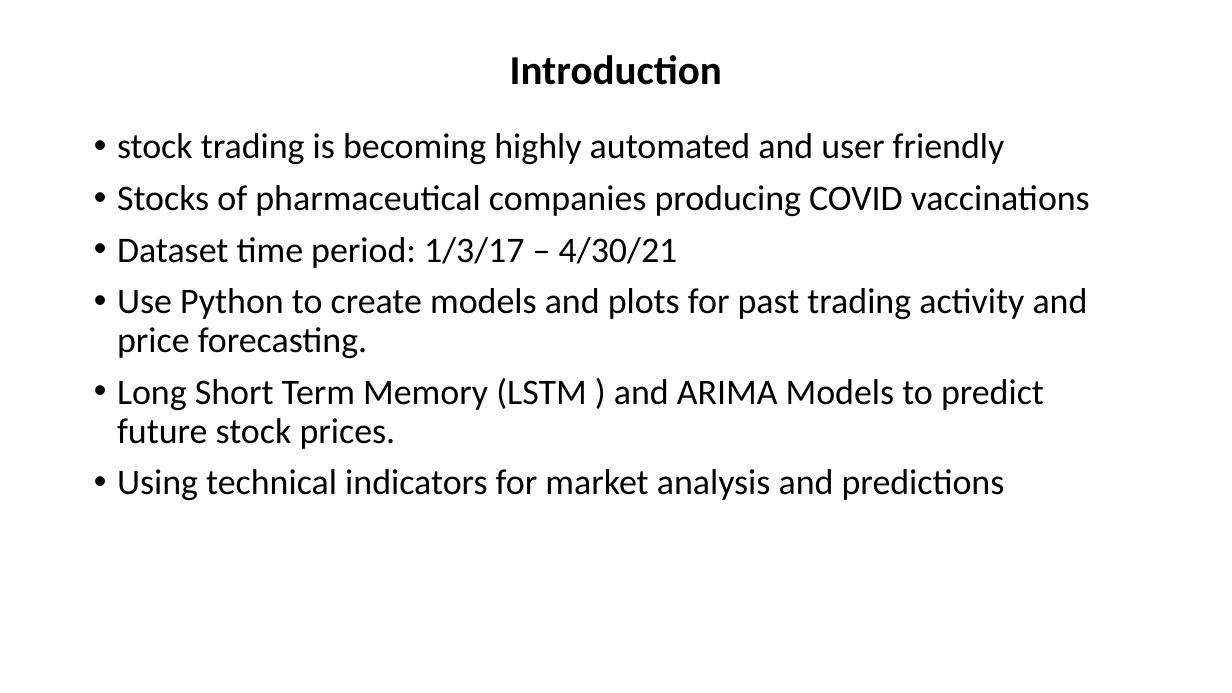
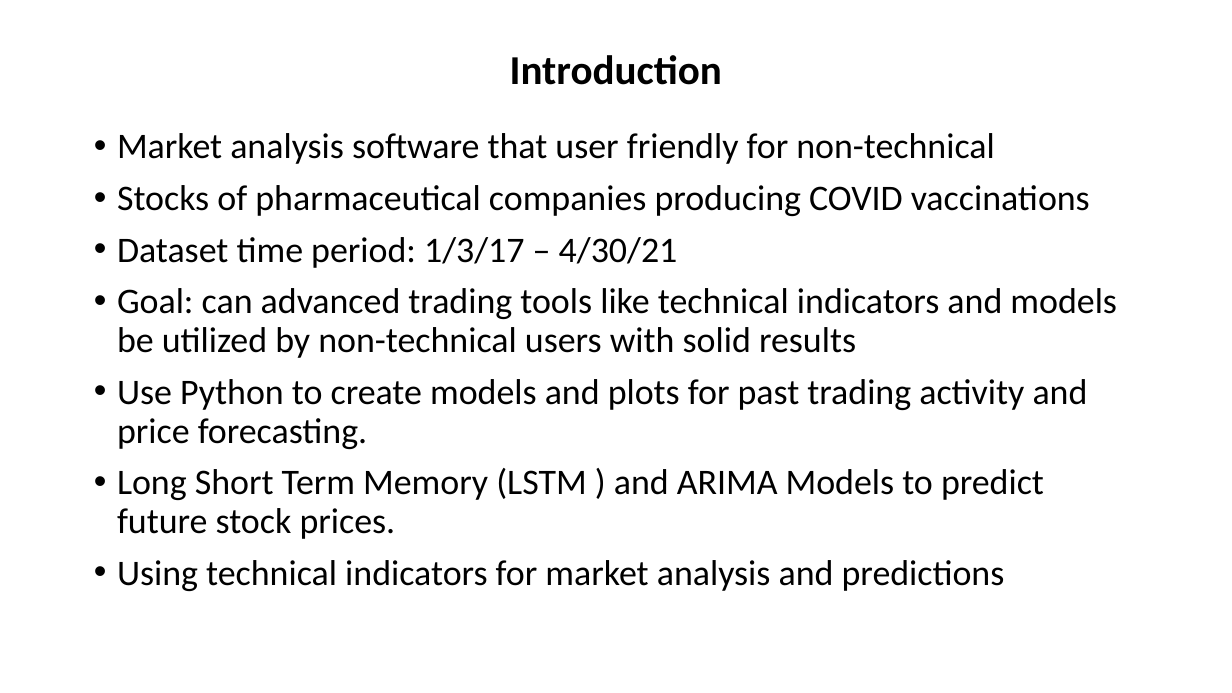
Before and after one commit to davidrtorres/Model-5-Stock-Price-Forecasting, a slide deck: slide 2 of Presentation1.pptx. Drawn at 1232x693 pixels with LibreOffice and Linux fonts; fonts in the diff are those of the drawing. Boxes give left, top, right and bottom in pixels: in the first picture for what was removed or moved away, otherwise in the second. Text is boxed around its words. In the diff, an @@ line names an element or a change of style, - is before the commit and + after.

```diff
--- a/Presentation1.pptx
+++ b/Presentation1.pptx
@@ text at [117, 133, 994, 164]: text changed @@
-• stock trading is becoming highly automated and user friendly
+• Market analysis software that user friendly for non-technical
@@ text at [117, 288, 1117, 358]: paragraph added @@
+• Goal: can advanced trading tools like technical indicators and models be utilized by non-technical users with solid results
```
Also in this commit, not shown: 3 other slides changed, 5 slides added, 1 other file.
